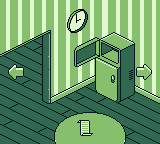
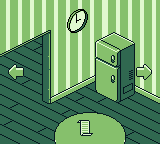
Layered file, before and after one edit (160px x 144px). Changes by layer:
hid "FreezerOpen", painted on it over left=74, top=37, right=133, bottom=94
showed "Refrigerator", painted on it over left=95, top=37, right=133, bottom=94
